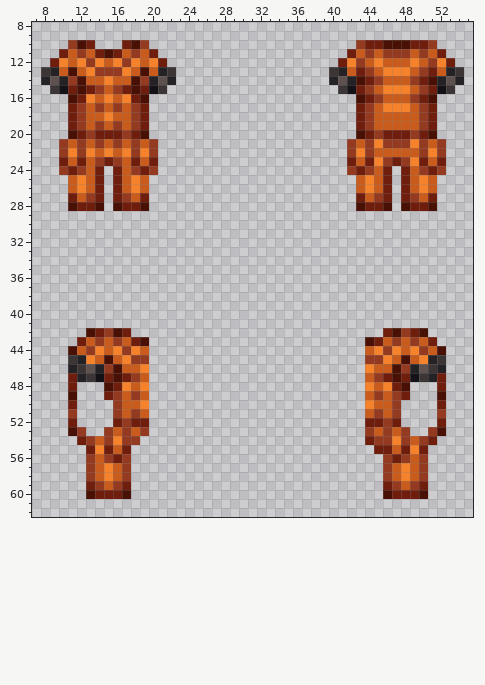
Pixel-art sprite -- Resources/Textures/_RMC14/Objects/Clothing/Uniforms/PMC/corporate.rsi/jacket-equipped-INNERCLOTHING.png. Above: the version before the commit.
The file is 64x64 pixels. Colours within 5 levels of each other are drawn and written as one. Shown: x 7..55, y 8..62.
New version:
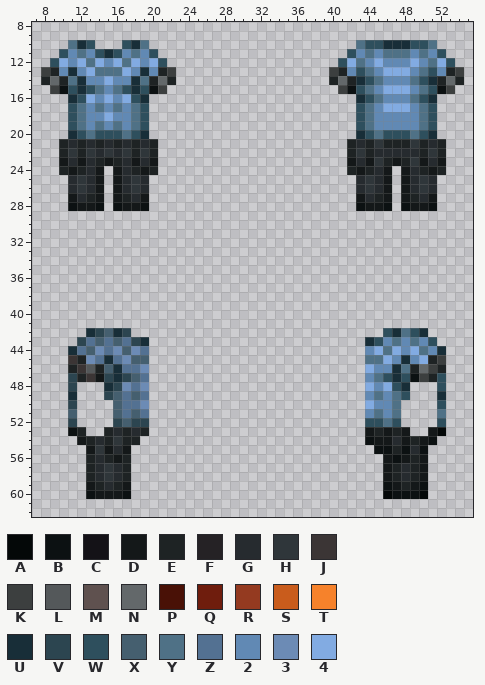
Palette (. is transparent): A #040808  B #0c1112  C #141217  D #141819  E #1e2324  F #252225  G #262b2f  H #2f363a  J #3b3535  K #3c3f3f  L #54585a  M #5f514f  N #63686a  P #491106  Q #6f1d0d  R #943a20  S #c95c1c  T #f6822b  U #182e38  V #2c4550  W #2e4f5d  X #455f6f  Y #4f7186  Z #537192  2 #6189b4  3 #6c8bb5  4 #82abe2
Edits made:
Changed rows in their new state; - is an unchanged pixel.
first column x 8:
10 ---YUW---WUY-----------------------YWWUUUWWY---
11 --W2Y2WUW2Y2W---------------------W2Y2YYY2Y2W--
12 -W424Y424Y424W-------------------W4Y2422242Y4W-
13 KE2U24YYY42U2EK-----------------KE2WY24442YW2EK
14 ENEYU22422UYENE-----------------ENEUWY222YWUENE
15 -KBWUWY2YWUWBK-------------------KBWY24442YWBK-
16 ---UW42424WU-----------------------UWY222YWU---
17 ---WY2Y2Y2YW-----------------------WY24442YW---
18 ---WY22422YW-----------------------WY22222YW---
19 ---WY2Y2Y2YW-----------------------WY22222YW---
20 ---UWYWWWYWU-----------------------UWYWWWYWU---
21 --EGEGEGEGEGE---------------------EGEHEEEHEGE--
22 --EHEHGHGHEHE---------------------EHEGGGGGEHE--
23 --DGDGEDEGDGD---------------------DGDHEDEHDGD--
24 --EDEGD-DGEDE---------------------EDEGD-DGEDE--
25 ---GHGD-DGHG-----------------------GHGD-DGHG---
26 ---GHGD-DGHG-----------------------GHGD-DGHG---
27 ---DGED-DEGD-----------------------DGED-DEGD---
28 ---BDDB-BDDB-----------------------BDDB-BDDB---
first column x 11:
42 --UVXUV----------------------------WUYWU--
43 -VZXZXZVU------------------------UW2Y2Y2W-
44 UZX3Z3X3Z------------------------24Y424Y2U
45 -E3ZUZ3XX------------------------YY42U24EK
46 E-LEXUZZ3------------------------422UYENKE
47 VE-DVUVXZ------------------------2YWUWBKEW
48 V---UV3Z3------------------------424WU---W
49 U---VXZXZ------------------------2Y2YW---U
50 V----XZZ3------------------------422Y----W
51 X----XZXZ------------------------2Y2Y----Y
52 V----VXVV------------------------WWYW----W
53 BE--EGEGE------------------------DEDED--DA
54 -DEGEHEE-------------------------BDDGDEDB-
55 --DHDGD---------------------------BBEBGB--
56 --EGEDE----------------------------DBDED--
57 --EGHGE----------------------------DEGED--
58 --EGHGE----------------------------DEGED--
59 --DEGED----------------------------BDEDB--
60 --BDDDB----------------------------ABBBA--
Changed places in both pictures, as pixel boxes (x1, y1, x2, y2):
changed: (41, 40, 176, 211)
changed: (329, 40, 464, 211)
changed: (68, 328, 149, 499)
changed: (365, 328, 446, 499)
